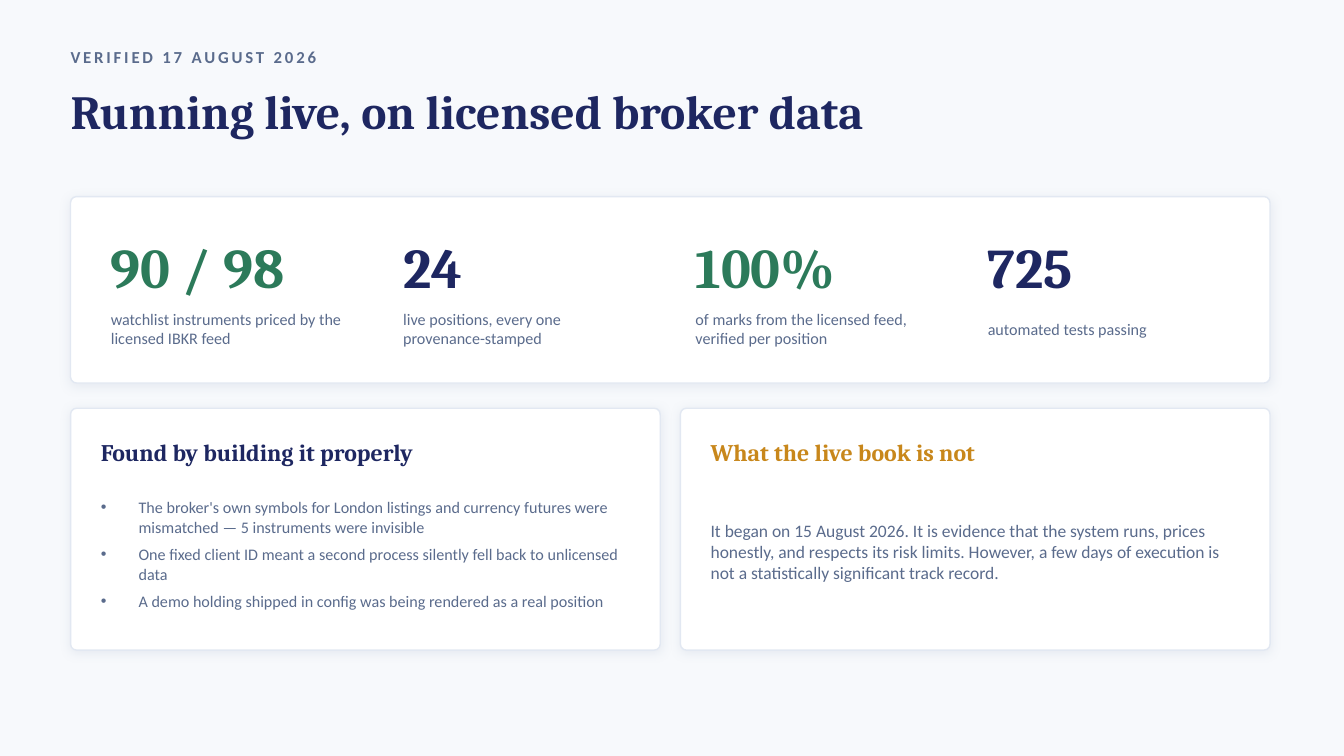
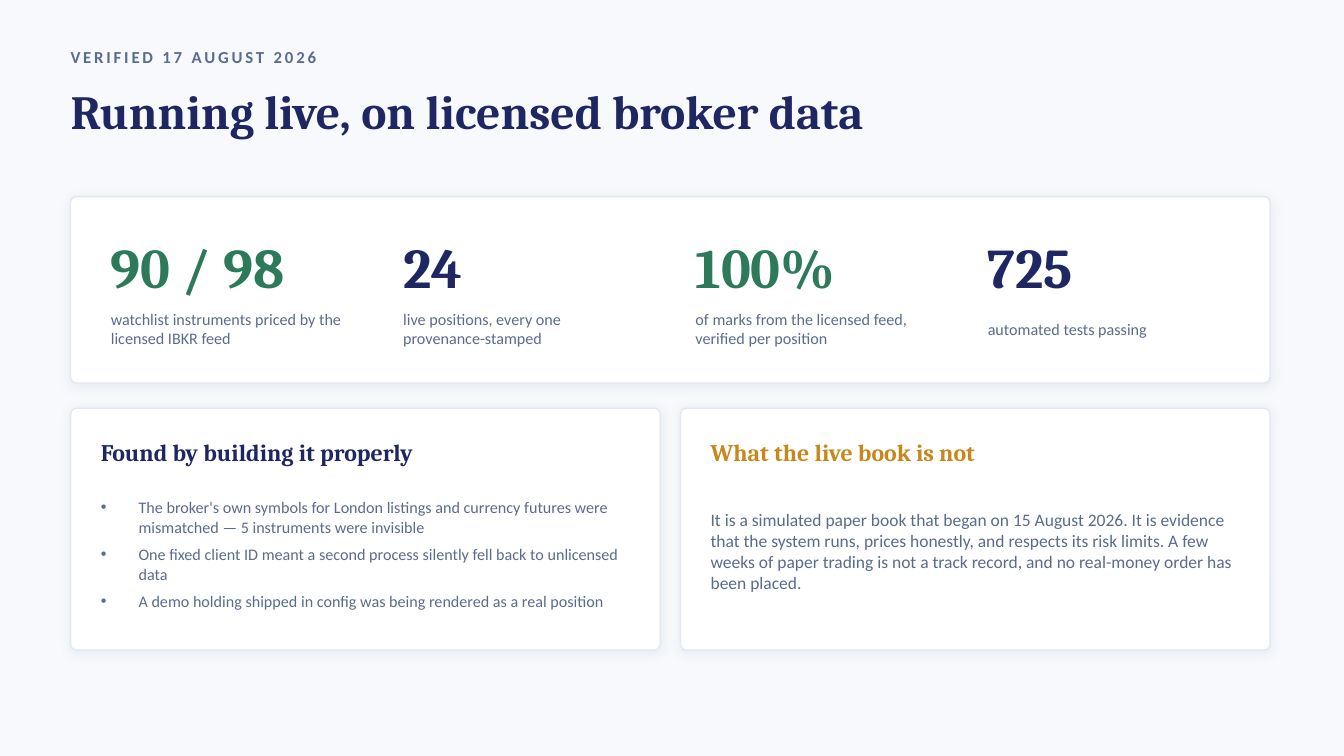
Before and after one commit to Thatva1/fabel5-, a slide deck: slide 4 of investor-pack/Trade-Assistant-Investor-Deck.pptx. Drawn at 1344x756 pixels with LibreOffice and Linux fonts; fonts in the diff are those of the drawing. Boxes give left, top, right and bottom in pixels: in the first picture for what was removed or moved away, otherwise in the second. Text is boxed around its words. In the diff, an @@ line names an element or a change of style, - is before the commit and + after.

```diff
--- a/investor-pack/Trade-Assistant-Investor-Deck.pptx
+++ b/investor-pack/Trade-Assistant-Investor-Deck.pptx
@@ text at (711, 514, 1231, 592): text changed @@
-It began on 15 August 2026. It is evidence that the system runs, prices honestly, and respects its risk limits. However, a few days of execution is not a statistically significant track record.
+It is a simulated paper book that began on 15 August 2026. It is evidence that the system runs, prices honestly, and respects its risk limits. A few weeks of paper trading is not a track record, and no real-money order has been placed.
```
Also in this commit, not shown: 3 other slides changed, 1 other file.
